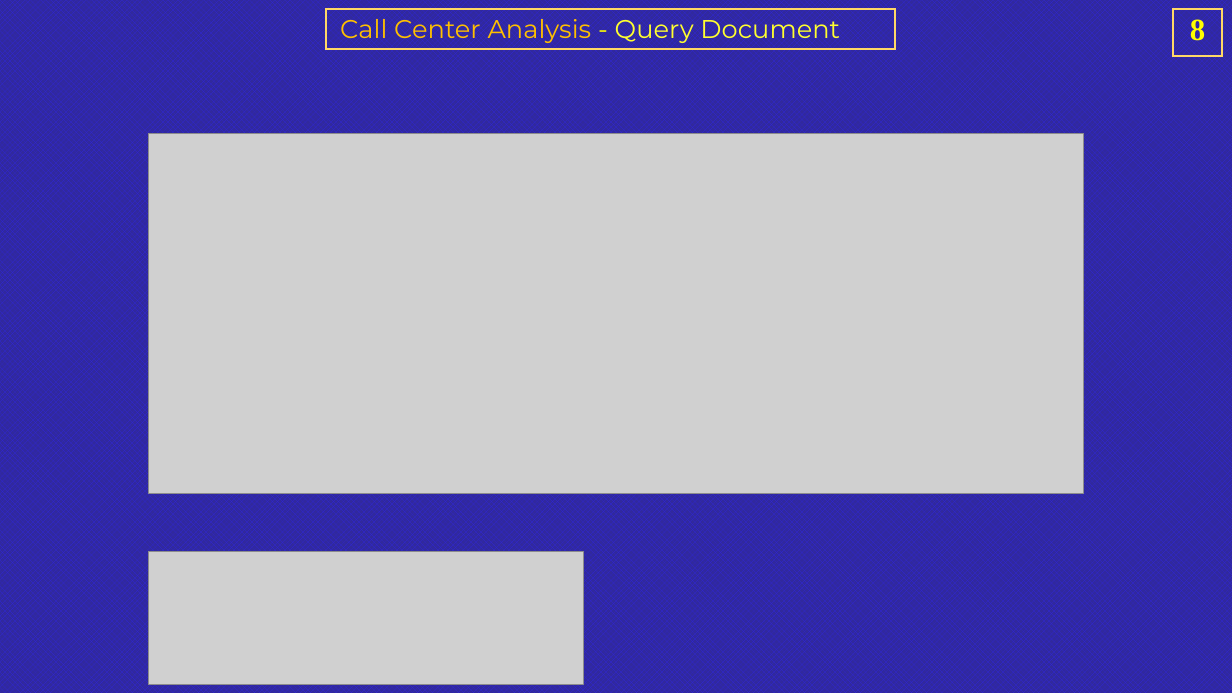
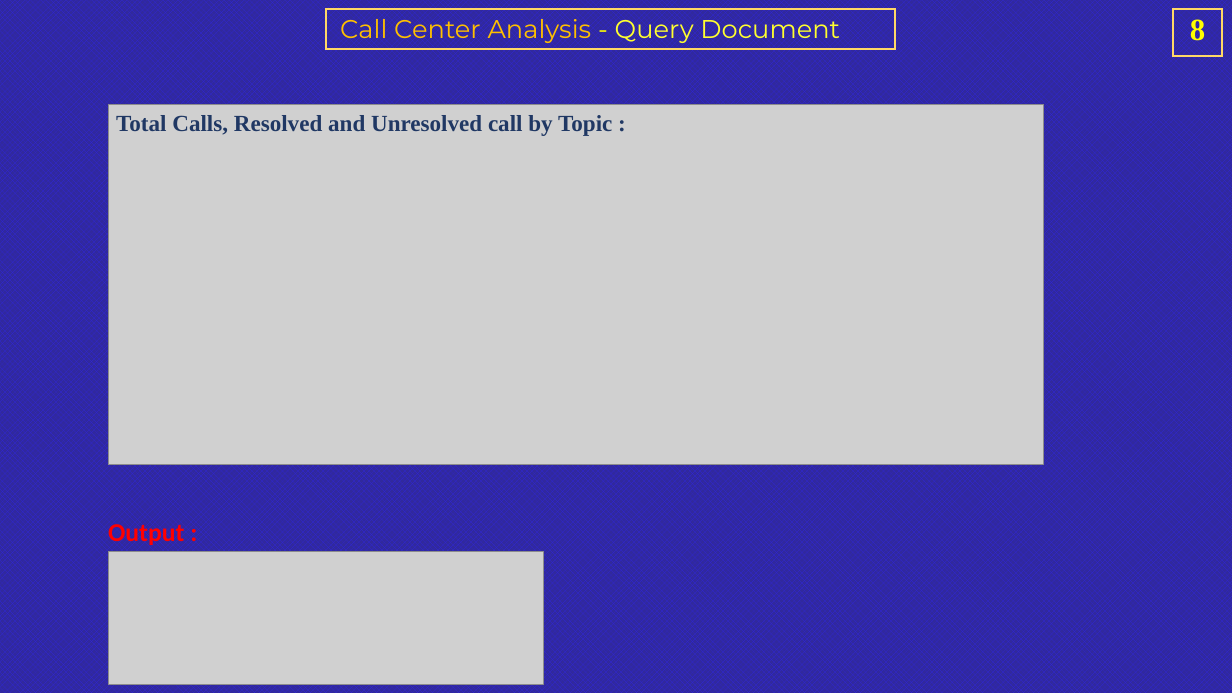
Before and after one commit to rashmi0007/call_center_dashboard, a slide deck: slide 8 of Query_doc_powerpoint.pptx. Drawn at 1232x693 pixels with LibreOffice and Linux fonts; fonts in the diff are those of the drawing; grey boxes stand for pictures. Boxes give left, top, right and bottom in pixels: in the first picture for what was removed or moved away, otherwise in the second. Text is boxed around its words. In the diff, an @@ line names an element or a change of style, - is before the commit and + after.

```diff
--- a/Query_doc_powerpoint.pptx
+++ b/Query_doc_powerpoint.pptx
@@ picture: place and size @@
-picture at bbox=[149, 133, 1084, 494]
+picture at bbox=[108, 104, 1043, 465]
@@ text added at bbox=[116, 115, 612, 136], 18 pt, text #203864, bold @@
+Total Calls, Resolved and Unresolved call by Topic :
@@ text added at bbox=[108, 524, 184, 545], 20 pt, text #FF0000, bold @@
+Output :
@@ picture: place and size @@
-picture at bbox=[149, 552, 584, 685]
+picture at bbox=[108, 552, 543, 685]
```
Also in this commit, not shown: 12 other slides changed, 1 other file.
